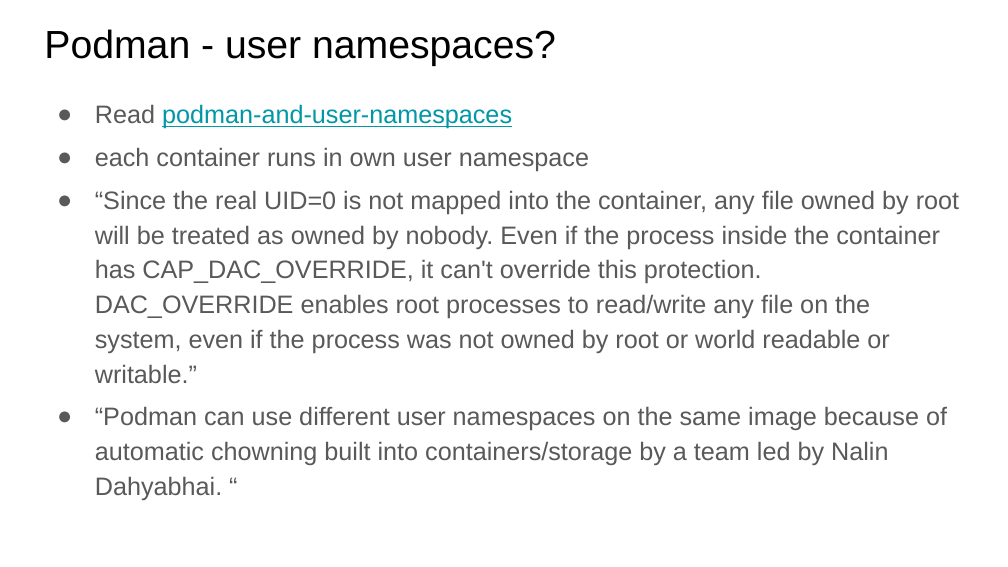
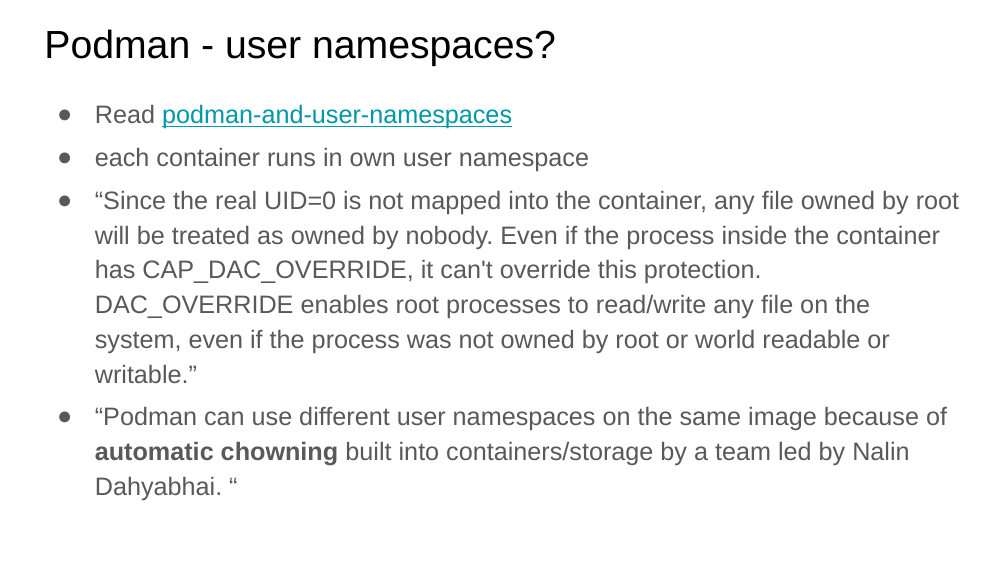
Before and after one commit to docent-net/conferences, a slide deck: slide 36 of 2019-16-sesja-linuksowa/o-bezpieczenstwie-kontenerow-linuksowych.odp (slide 35 before the commit). Drawn at 1008x567 pixels with LibreOffice and Linux fonts; fonts in the diff are those of the drawing. Boxes give left, top, right and bottom in pixels: in the first picture for what was removed or moved away, otherwise in the second. Text is boxed around its words. In the diff, an @@ line names an element or a change of style, - is before the commit and + after.

```diff
--- a/2019-16-sesja-linuksowa/o-bezpieczenstwie-kontenerow-linuksowych.odp
+++ b/2019-16-sesja-linuksowa/o-bezpieczenstwie-kontenerow-linuksowych.odp
@@ text at <box>95,406,947,466</box>: bold on in "automatic chowning" @@
```
Also in this commit, not shown: 4 other slides changed, 4 slides added, 2 other files.
